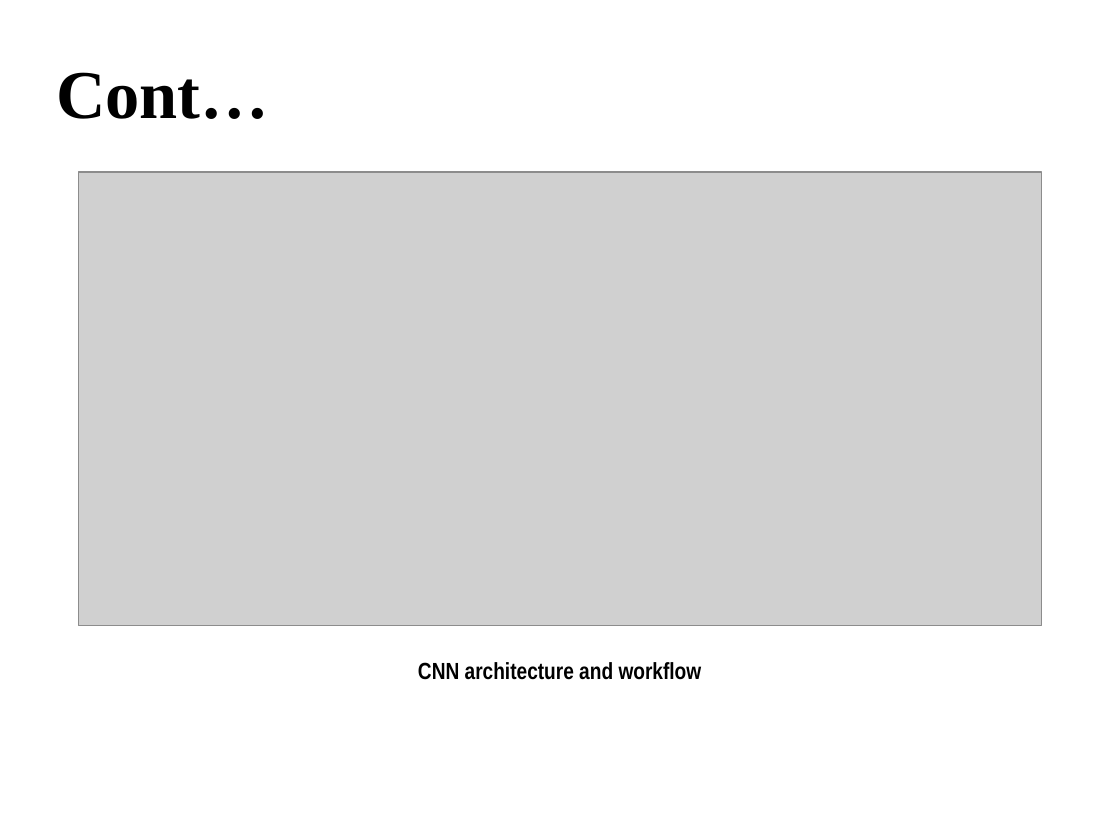
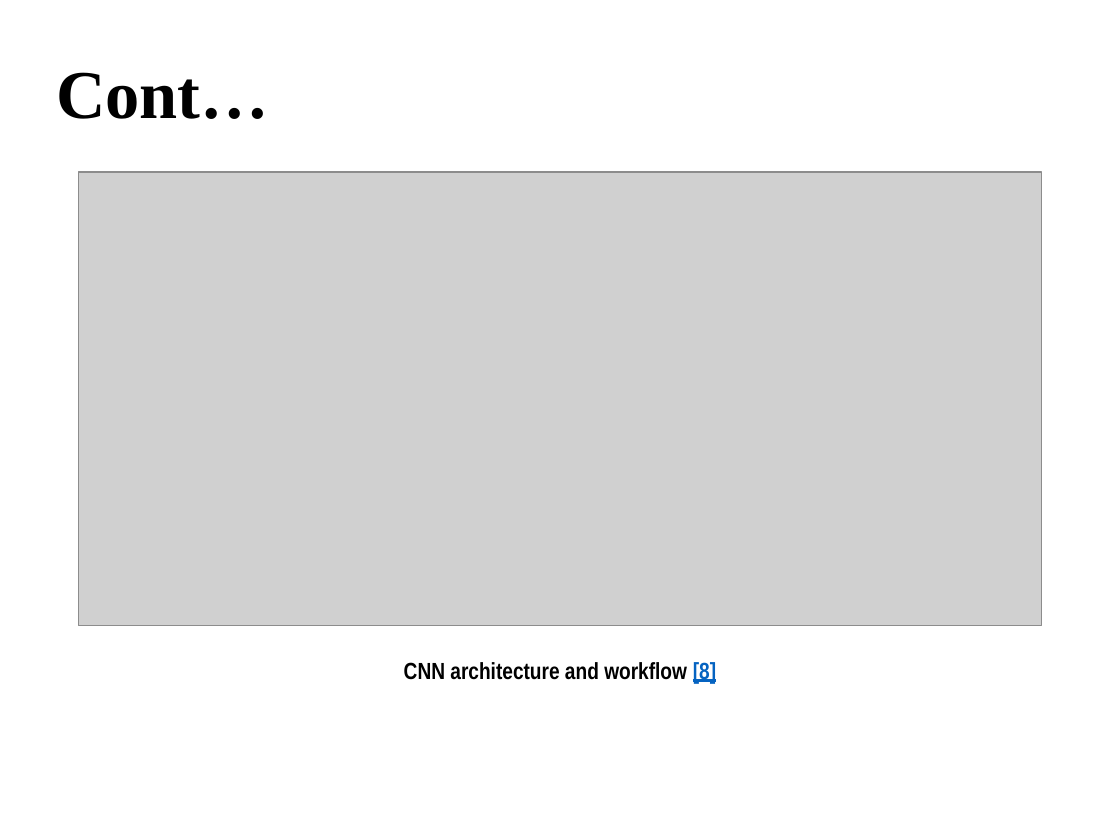
Before and after one commit to ATESAM-ABDULLAH/ASL-alphabet-recognition, a slide deck: slide 7 of Paper/CCECE - ASL sign Recognition using CNNs.pptx. Drawn at 1120x840 pixels with LibreOffice and Linux fonts; fonts in the diff are those of the drawing; grey boxes stand for pictures; background and template pictures are left out. Boxes give left, top, right and bottom in pixels: in the first picture for what was removed or moved away, otherwise in the second. Text is boxed around its words. In the diff, an @@ line names an element or a change of style, - is before the commit and + after.

```diff
--- a/Paper/CCECE - ASL sign Recognition using CNNs.pptx
+++ b/Paper/CCECE - ASL sign Recognition using CNNs.pptx
@@ text at (x1=404, y1=660, x2=716, y2=684): text changed @@
-CNN architecture and workflow
+CNN architecture and workflow [8]
```
Also in this commit, not shown: 8 other slides changed, 3 other files.
